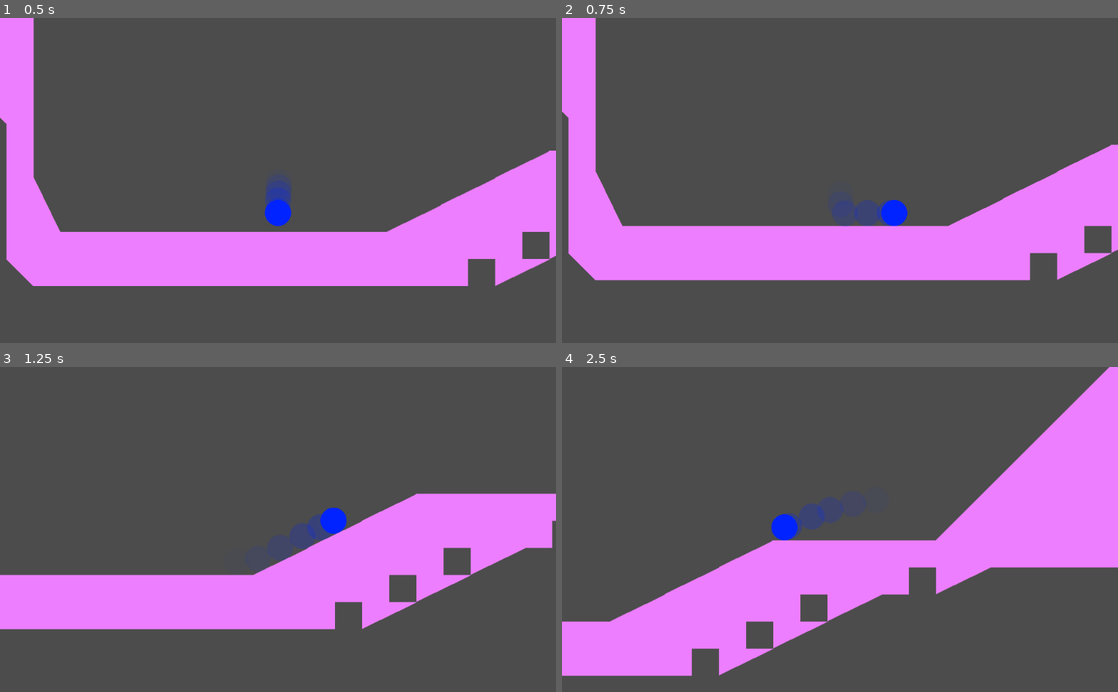
Above: before the commit, frames 1-4 (two rows, left to right).
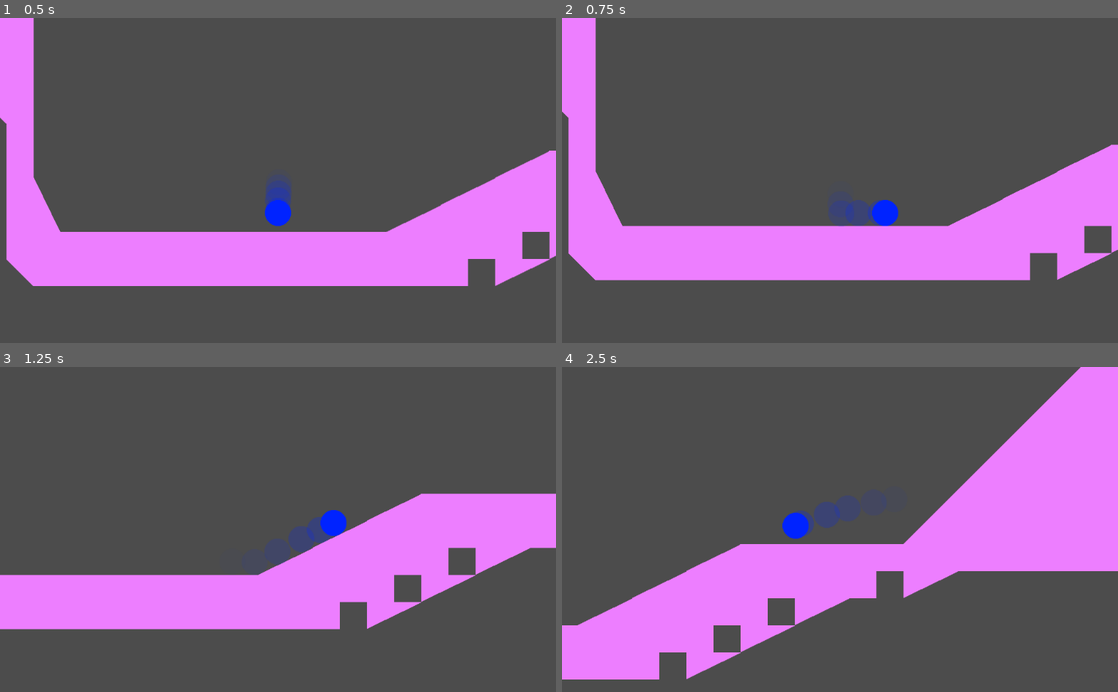
Above: after the commit, the same moments.

Repository: ldscavo/platformer-sandbox
Game: Godot game, scene res://Level.tscn
The game is run twice, just before and just after one commit, with the same random seed, the same clock (stepped at 60 frames per second) and the same inputs.
Inputs:
- Up to frame 1 (0.5 s): no input
- Up to frame 2 (0.75 s): hold Right (player_right) from 0.53 s (still down)
- Up to frame 3 (1.25 s): keep holding Right (player_right)
- Up to frame 4 (2.5 s): release Right (player_right) at 2.03 s; hold Left (player_left) from 2.03 s (still down)

Frame 1 is identical in both runs. In frame 2, 0.5% of the frame differs, in the area x 47-63%, y 55-65%; in frame 3, 1.3%; in frame 4, 9.4%, in the area x 0-100%, y 0-97%.

Commit message:
Removed instant deacceleration and added some rough acceleration

Diff:
--- a/Player.gd
+++ b/Player.gd
@@ -30,11 +30,11 @@
         in_air = true
 
     if Input.is_action_pressed("player_left"):
-        velocity.x = -SPEED
+        if velocity.x > -SPEED:
+            velocity.x -= 100
     elif Input.is_action_pressed("player_right"):
-        velocity.x = SPEED
-    else:
-        velocity.x = 0
+        if velocity.x < SPEED:
+            velocity.x += 100
 
     velocity = move_and_slide(velocity, Vector2(0, 1))
 
